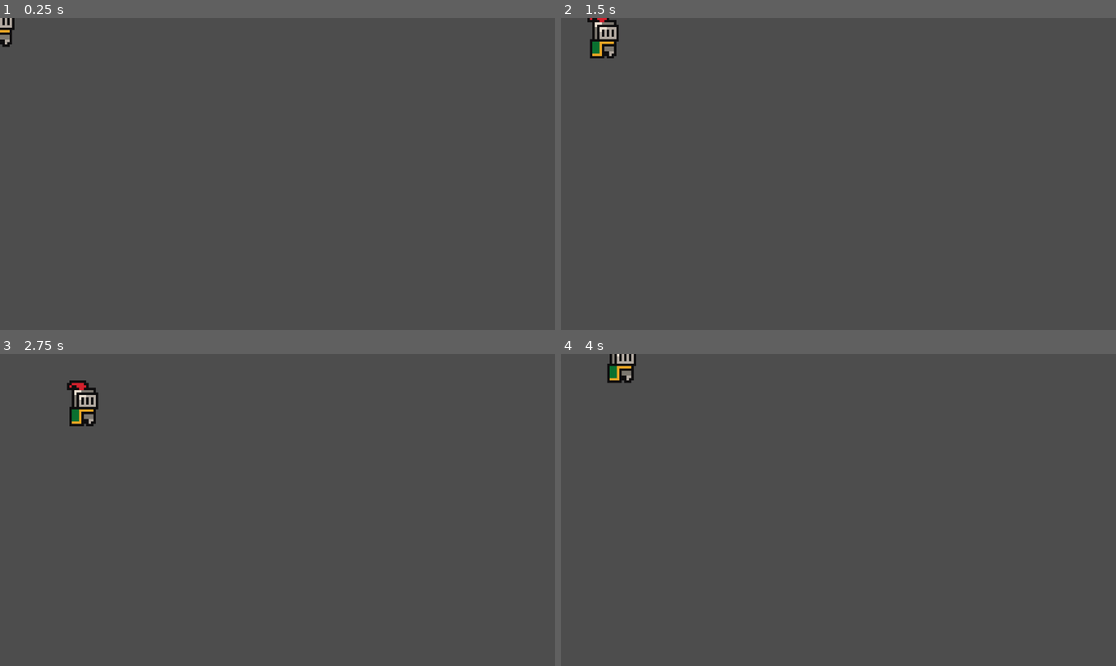
Above: before the commit, frames 1-4 (two rows, left to right).
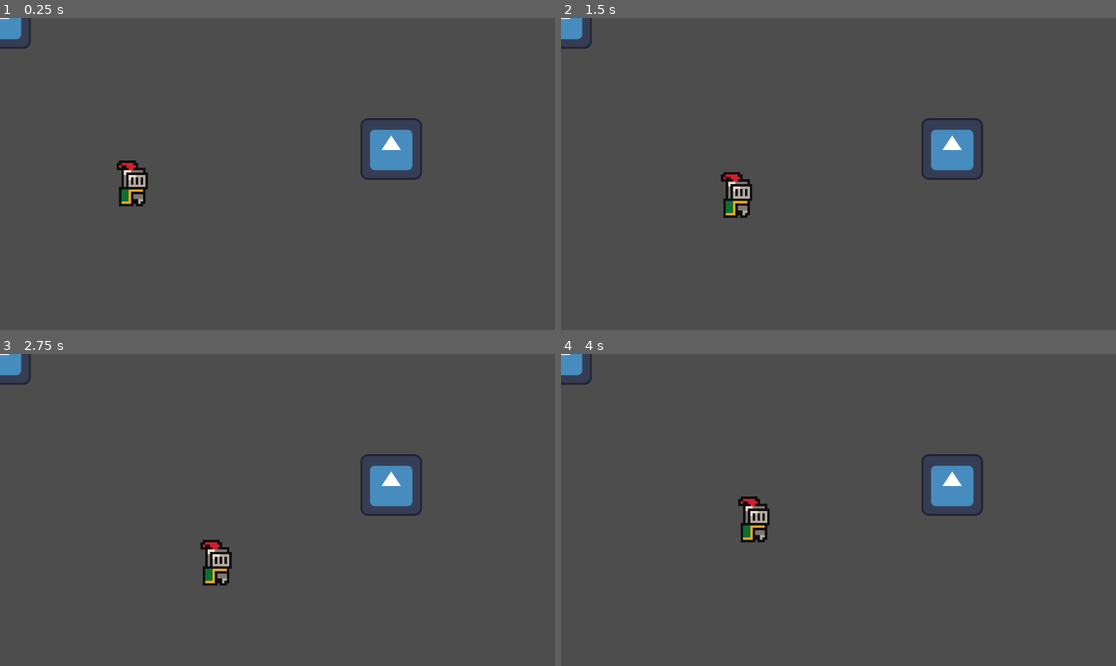
Above: after the commit, the same moments.

Repository: gabridulol/adventure-remake
Game: Godot game, scene res://scenes/world.tscn
Same seed, same stepped clock (60 frames per second), same inputs: the game is played once before the commit and once after it. The engine's default icon, where the game draws it, is replaced by a stand-in: a white triangle on a blue panel in a dark square.
Inputs:
- Up to frame 1 (0.25 s): no input
- Up to frame 2 (1.5 s): tap Enter at 0.5 s; hold D (move_right) 0.53-1.28 s; hold S (move_down) from 1.28 s (still down)
- Up to frame 3 (2.75 s): release S (move_down) at 2.03 s; hold D (move_right) from 2.03 s (still down)
- Up to frame 4 (4 s): release D (move_right) at 2.78 s; hold W (move_up) 2.78-3.53 s; hold A (move_left) from 3.53 s (still down)

The runs differ from the first frame. In frame 1, 2.3% of the frame differs, in the area x 0-77%, y 0-61%; in frame 2, 2.8%; in frame 3, 2.9%, in the area x 0-77%, y 0-75%; in frame 4, 2.7%.

Commit message:
alterações no dragão

Diff:
--- /dev/null
+++ b/scenes/dragon.tscn
@@ -0,0 +1,32 @@
+[gd_scene load_steps=5 format=3 uid="uid://c07qhkl6jqxga"]
+
+[ext_resource type="Script" uid="uid://caf41n2gs1hy4" path="res://scripts/dragon.gd" id="1_vfigm"]
+[ext_resource type="Texture2D" uid="uid://gwqejiy15vxf" path="res://icon.svg" id="2_5q8uj"]
+
+[sub_resource type="CircleShape2D" id="CircleShape2D_5q8uj"]
+radius = 232.0
+
+[sub_resource type="CircleShape2D" id="CircleShape2D_vfigm"]
+radius = 16.0
+
+[node name="Dragon" type="CharacterBody2D"]
+script = ExtResource("1_vfigm")
+
+[node name="CollisionShape2D" type="CollisionShape2D" parent="."]
+
+[node name="AnimatedSprite2D" type="AnimatedSprite2D" parent="."]
+
+[node name="VisionArea" type="Area2D" parent="."]
+
+[node name="CollisionShape2D" type="CollisionShape2D" parent="VisionArea"]
+shape = SubResource("CircleShape2D_5q8uj")
+
+[node name="Hitbox" type="Area2D" parent="."]
+
+[node name="CollisionShape2D" type="CollisionShape2D" parent="Hitbox"]
+shape = SubResource("CircleShape2D_vfigm")
+
+[node name="Sprite2D" type="Sprite2D" parent="."]
+texture = ExtResource("2_5q8uj")
+
+[connection signal="body_entered" from="Hitbox" to="." method="_on_hitbox_body_entered"]
--- a/scenes/player.tscn
+++ b/scenes/player.tscn
@@ -1,9 +1,12 @@
-[gd_scene load_steps=3 format=3 uid="uid://cmqmmiyf4cc14"]
+[gd_scene load_steps=4 format=3 uid="uid://cmqmmiyf4cc14"]
 
 [ext_resource type="Script" uid="uid://cqkpdh8k2fs0f" path="res://scripts/player.gd" id="1_4flbx"]
 [ext_resource type="Texture2D" uid="uid://buje32rbwstvn" path="res://assets/player/player.png" id="2_g2els"]
 
-[node name="CharacterBody2D" type="CharacterBody2D"]
+[sub_resource type="CircleShape2D" id="CircleShape2D_g2els"]
+radius = 53.08484
+
+[node name="CharacterBody2D" type="CharacterBody2D" groups=["player"]]
 script = ExtResource("1_4flbx")
 
 [node name="Sprite2D" type="Sprite2D" parent="."]
@@ -11,3 +14,5 @@
 texture = ExtResource("2_g2els")
 
 [node name="CollisionShape2D" type="CollisionShape2D" parent="."]
+position = Vector2(-1, 13)
+shape = SubResource("CircleShape2D_g2els")
--- a/scenes/world.tscn
+++ b/scenes/world.tscn
@@ -1,9 +1,20 @@
-[gd_scene load_steps=2 format=3 uid="uid://d2guvy8ue8rse"]
+[gd_scene load_steps=3 format=3 uid="uid://d2guvy8ue8rse"]
 
 [ext_resource type="PackedScene" uid="uid://cmqmmiyf4cc14" path="res://scenes/player.tscn" id="1_nnsk1"]
+[ext_resource type="PackedScene" uid="uid://c07qhkl6jqxga" path="res://scenes/dragon.tscn" id="2_rwgxs"]
 
 [node name="World" type="Node2D"]
 
+[node name="Dragon_fast" parent="." instance=ExtResource("2_rwgxs")]
+
 [node name="Player" parent="." instance=ExtResource("1_nnsk1")]
+position = Vector2(277, 331)
 
 [node name="TileMapLayer" type="TileMapLayer" parent="."]
+
+[node name="CharacterBody2D" type="CharacterBody2D" parent="."]
+
+[node name="Dragon" parent="." groups=["player"] instance=ExtResource("2_rwgxs")]
+position = Vector2(812, 272)
+
+[node name="Dragon_slower" parent="." instance=ExtResource("2_rwgxs")]
--- /dev/null
+++ b/scripts/dragon.gd
@@ -0,0 +1,46 @@
+extends CharacterBody2D
+
+enum State { IDLE, CHASING, DEAD }
+var state: State = State.IDLE
+
+@export var speed: float = 60.0
+
+@onready var anim: AnimatedSprite2D = $AnimatedSprite2D
+@onready var vision_area: Area2D = $VisionArea
+
+var target: CharacterBody2D = null
+
+func _ready() -> void:
+	print("Dragon READY, vision_area =", vision_area)
+	vision_area.body_entered.connect(_on_vision_body_entered)
+	vision_area.body_exited.connect(_on_vision_body_exited)
+
+func _physics_process(delta: float) -> void:
+	match state:
+		State.IDLE:
+			velocity = Vector2.ZERO
+
+		State.CHASING:
+			if target:
+				var direction: Vector2 = (target.global_position - global_position).normalized()
+				velocity = direction * speed
+			else:
+				velocity = Vector2.ZERO
+				state = State.IDLE
+
+		State.DEAD:
+			velocity = Vector2.ZERO
+
+	move_and_slide()
+
+func _on_vision_body_entered(body: Node) -> void:
+	print("VISION ENTER:", body, "groups:", body.get_groups())
+	if body.is_in_group("player") and state != State.DEAD:
+		target = body
+		state = State.CHASING
+
+func _on_vision_body_exited(body: Node) -> void:
+	print("VISION EXIT:", body)
+	if body == target:
+		target = null
+		state = State.IDLE
Not shown, added: scripts/dragon.gd.uid
